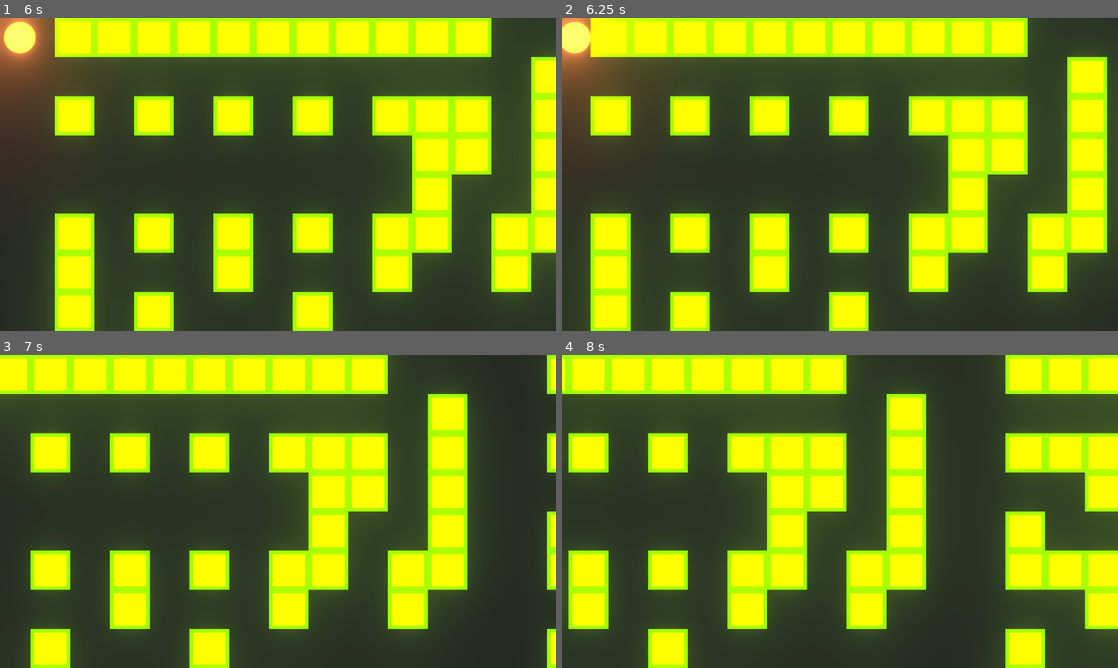
Above: before the commit, frames 1-4 (two rows, left to right).
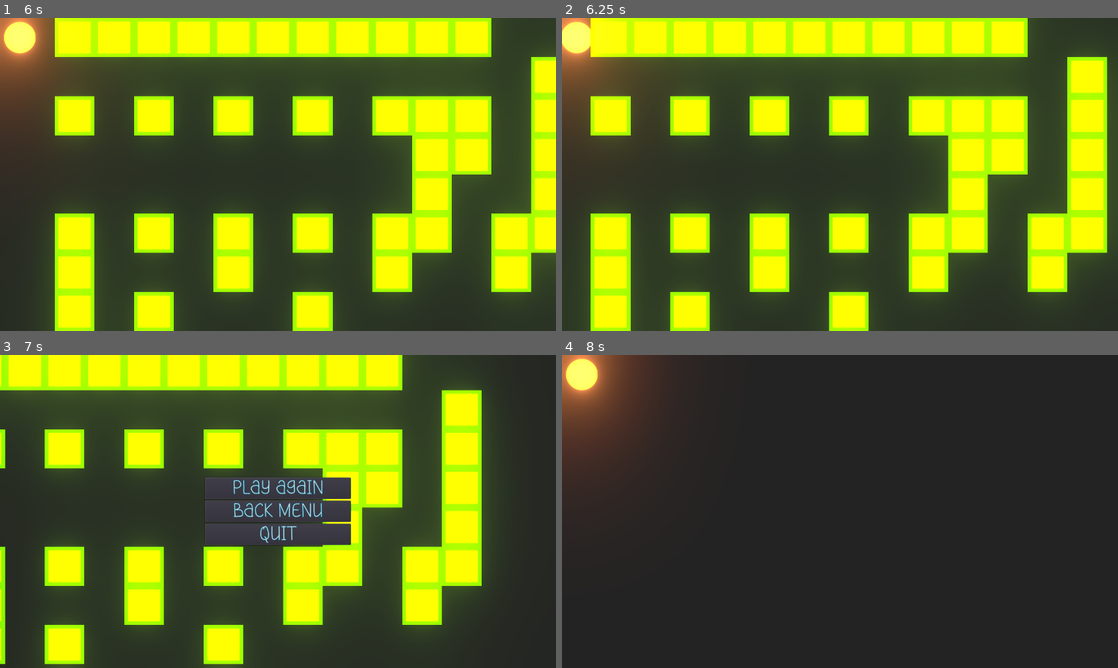
Above: after the commit, the same moments.

Repository: TheIcySpark/Think-Fast
Game: Godot game, scene res://juego/juego.tscn
The game is run twice, just before and just after one commit, with the same random seed, the same clock (stepped at 60 frames per second) and the same inputs.
Inputs (mouse positions are in pixels of both pictures, inside the frame that each line leads up to):
- Up to frame 1 (6 s): tap Enter at 0.5 s
- Up to frame 2 (6.25 s): no input
- Up to frame 3 (7 s): no input
- Up to frame 4 (8 s): click (840, 489) at 7.25 s, where only the run after the commit has a clickable "Play again"

Frame 1 is identical in both runs. In frame 2, less than 0.1% of the frame differs, in the area x 0-6%, y 1-12%; in frame 3, 32%; in frame 4, 68%, in the area x 0-100%, y 0-100%.

Commit message:
movimiento de jugador arreglado?,

Diff:
--- a/Obstaculos/obstaculos_movimiento.gd
+++ b/Obstaculos/obstaculos_movimiento.gd
@@ -1,6 +1,6 @@
 extends Node2D
+
 export var velocidad: float
-
 
 func _physics_process(delta: float) -> void:
 	set_position(Vector2(position.x - velocidad * delta, position.y))
--- a/generadorObstaculos/generadorObstaculos.gd
+++ b/generadorObstaculos/generadorObstaculos.gd
@@ -26,6 +26,7 @@
 	patron_activo_a = patron_activo_b
 	patron_activo_b = -1
 	velocidad += 10
+	patrones[patron_activo_a].velocidad = velocidad
 
 
 func activar_patron_obstaculos(indice: int) -> void:
--- a/juego/JuegoBase.tscn
+++ b/juego/JuegoBase.tscn
@@ -26,24 +26,28 @@
 [node name="Bordes" type="Node2D" parent="."]
 
 [node name="Arriba" type="KinematicBody2D" parent="Bordes"]
+collision_layer = 2
 
 [node name="Colision" type="CollisionShape2D" parent="Bordes/Arriba"]
 position = Vector2( 674, -19 )
 shape = SubResource( 1 )
 
 [node name="Abajo" type="KinematicBody2D" parent="Bordes"]
+collision_layer = 2
 
 [node name="Colision" type="CollisionShape2D" parent="Bordes/Abajo"]
 position = Vector2( 674, 786 )
 shape = SubResource( 1 )
 
 [node name="Izquierda" type="KinematicBody2D" parent="Bordes"]
+collision_layer = 2
 
 [node name="Colision" type="CollisionShape2D" parent="Bordes/Izquierda"]
 position = Vector2( -10, 385 )
 shape = SubResource( 2 )
 
 [node name="Derecha" type="KinematicBody2D" parent="Bordes"]
+collision_layer = 2
 
 [node name="Colision" type="CollisionShape2D" parent="Bordes/Derecha"]
 position = Vector2( 1355, 389 )
--- a/juego/juego.tscn
+++ b/juego/juego.tscn
@@ -4,4 +4,13 @@
 
 [node name="Juego" instance=ExtResource( 1 )]
 
+[node name="Jugador" parent="." index="1"]
+generador_obstaculos = NodePath("../GeneradorObstaculos")
+
+[node name="Arriba" parent="Bordes" index="0"]
+collision_mask = 2147483649
+
+[node name="Abajo" parent="Bordes" index="1"]
+collision_mask = 2147483649
+
 [editable path="Jugador"]
--- a/jugador/Jugador.tscn
+++ b/jugador/Jugador.tscn
@@ -1,35 +1,29 @@
-[gd_scene load_steps=7 format=2]
+[gd_scene load_steps=6 format=2]
 
 [ext_resource path="res://jugador/circulo.png" type="Texture" id=1]
 [ext_resource path="res://jugador/jugador.gd" type="Script" id=2]
 [ext_resource path="res://gameOver/GameOver.tscn" type="PackedScene" id=3]
 
-[sub_resource type="PhysicsMaterial" id=1]
-friction = 0.75
-bounce = 1.0
-
-[sub_resource type="CircleShape2D" id=2]
+[sub_resource type="CircleShape2D" id=1]
 radius = 39.0128
 
-[sub_resource type="CanvasItemMaterial" id=3]
+[sub_resource type="CanvasItemMaterial" id=2]
 blend_mode = 1
 
-[node name="Jugador" type="RigidBody2D"]
+[node name="Jugador" type="KinematicBody2D"]
 collision_mask = 2
-physics_material_override = SubResource( 1 )
-gravity_scale = 0.0
 script = ExtResource( 2 )
 __meta__ = {
 "_edit_group_": true
 }
-velocidad = 650.0
+velocidad = 700.0
 
 [node name="Colision" type="CollisionShape2D" parent="."]
-shape = SubResource( 2 )
+shape = SubResource( 1 )
 
 [node name="Sprite" type="Sprite" parent="."]
 modulate = Color( 1.31, 0.49, 0, 1 )
-material = SubResource( 3 )
+material = SubResource( 2 )
 scale = Vector2( 0.8, 0.8 )
 texture = ExtResource( 1 )
 
--- a/jugador/jugador.gd
+++ b/jugador/jugador.gd
@@ -1,11 +1,25 @@
-extends RigidBody2D
+extends KinematicBody2D
 
+export var generador_obstaculos: NodePath
 export var velocidad: float
+
+var velocidad_obstaculos = 0
+
+
+func _process(delta: float) -> void:
+	obtener_velocidad_obstaculos()
+
 
 func _physics_process(delta: float) -> void:
 	var direccion: Vector2 = obtener_direccion()
-	set_linear_velocity(direccion * velocidad)
+	if(direccion == Vector2.LEFT):
+		set_position(Vector2(position.x - velocidad_obstaculos * delta, position.y))
+	move_and_slide(direccion * velocidad)
 
+
+func obtener_velocidad_obstaculos():
+	if generador_obstaculos != "":
+		velocidad_obstaculos = get_node(generador_obstaculos).velocidad
 
 func obtener_direccion() -> Vector2:
 	var direccion: Vector2 = Vector2.ZERO
